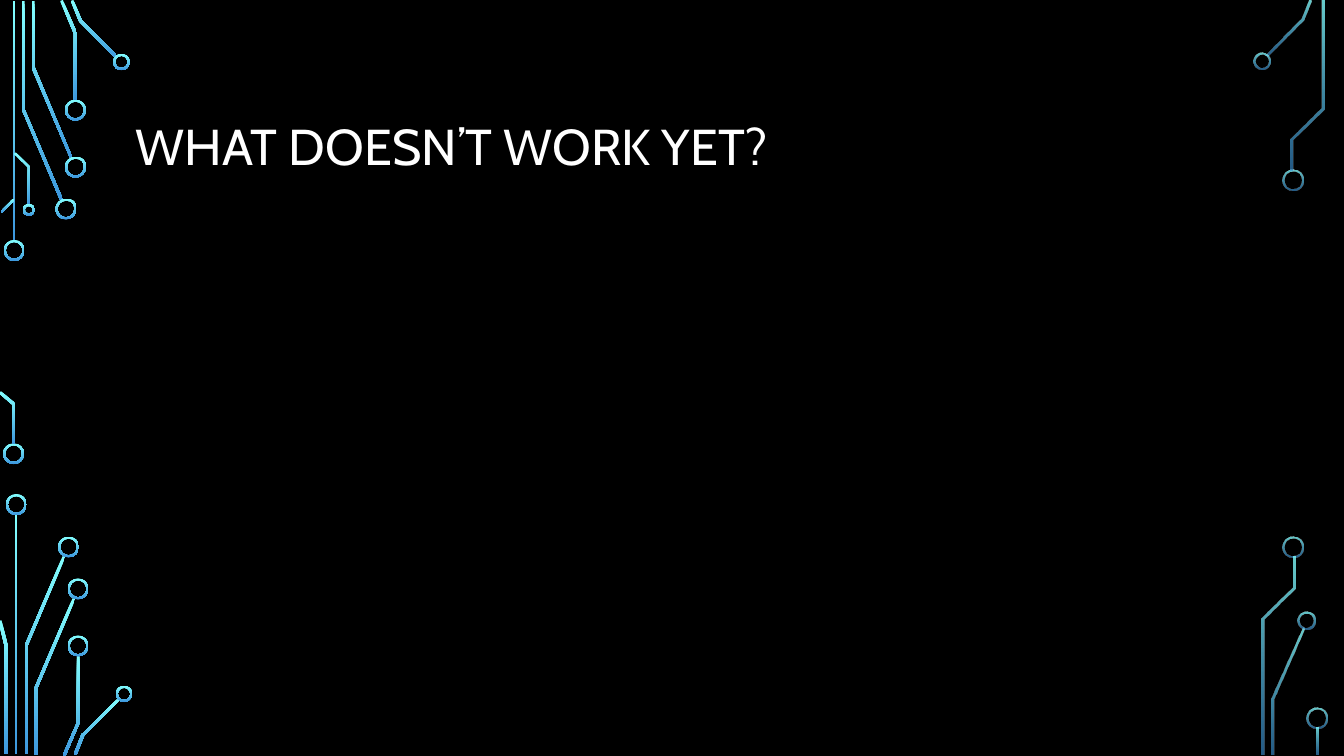
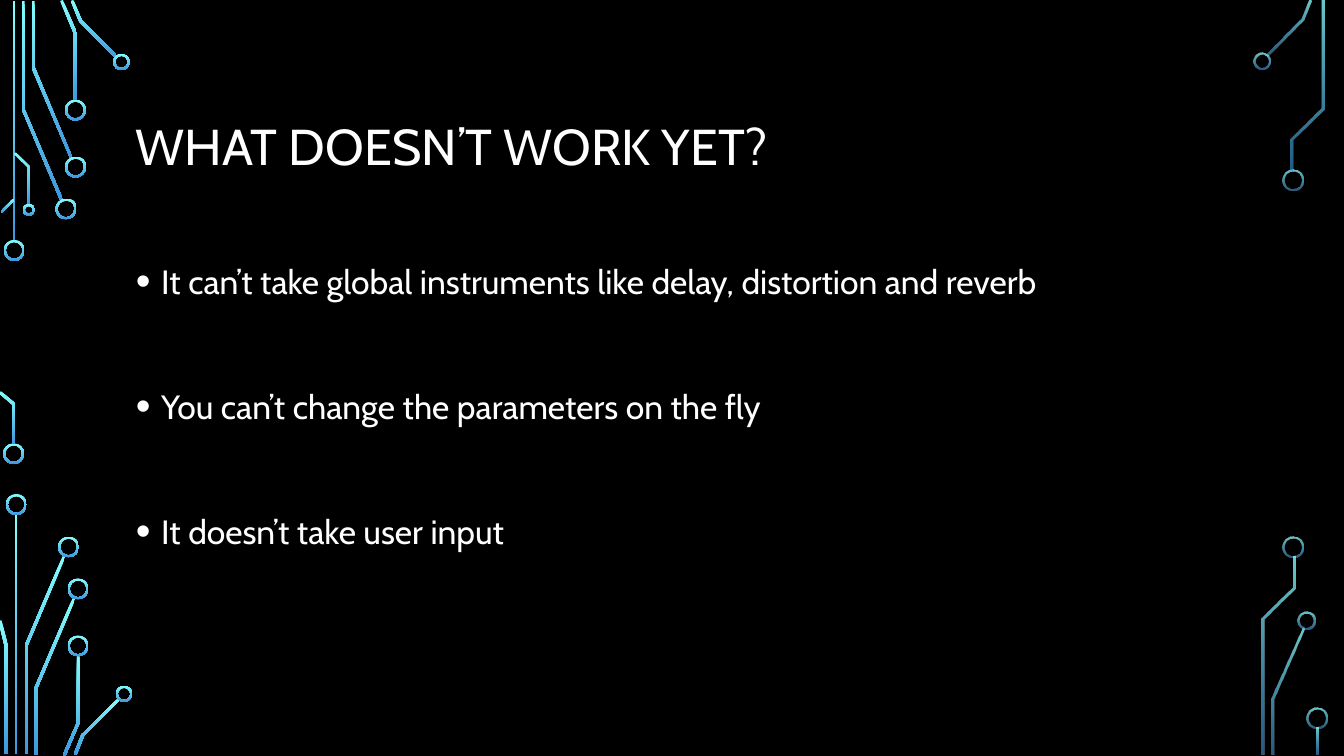
Before and after one commit to anita16lin/EP-353-Anita_Lin, a slide deck: slide 7 of Final-Project/Final_Deliverables/Presentation.pptx. Drawn at 1344x756 pixels with LibreOffice and Linux fonts; fonts in the diff are those of the drawing; background and template pictures are left out. Boxes give left, top, right and bottom in pixels: in the first picture for what was removed or moved away, otherwise in the second. Text is boxed around its words. In the diff, an @@ line names an element or a change of style, - is before the commit and + after.

```diff
--- a/Final-Project/Final_Deliverables/Presentation.pptx
+++ b/Final-Project/Final_Deliverables/Presentation.pptx
@@ text added at (161, 268, 1036, 552), 24 pt, text #FFFFFF @@
+• It can’t take global instruments like delay, distortion and reverb
+• You can’t change the parameters on the fly
+• It doesn’t take user input
```
Also in this commit, not shown: 4 other slides changed, 1 slide added, 1 slide removed, 1 other file.
